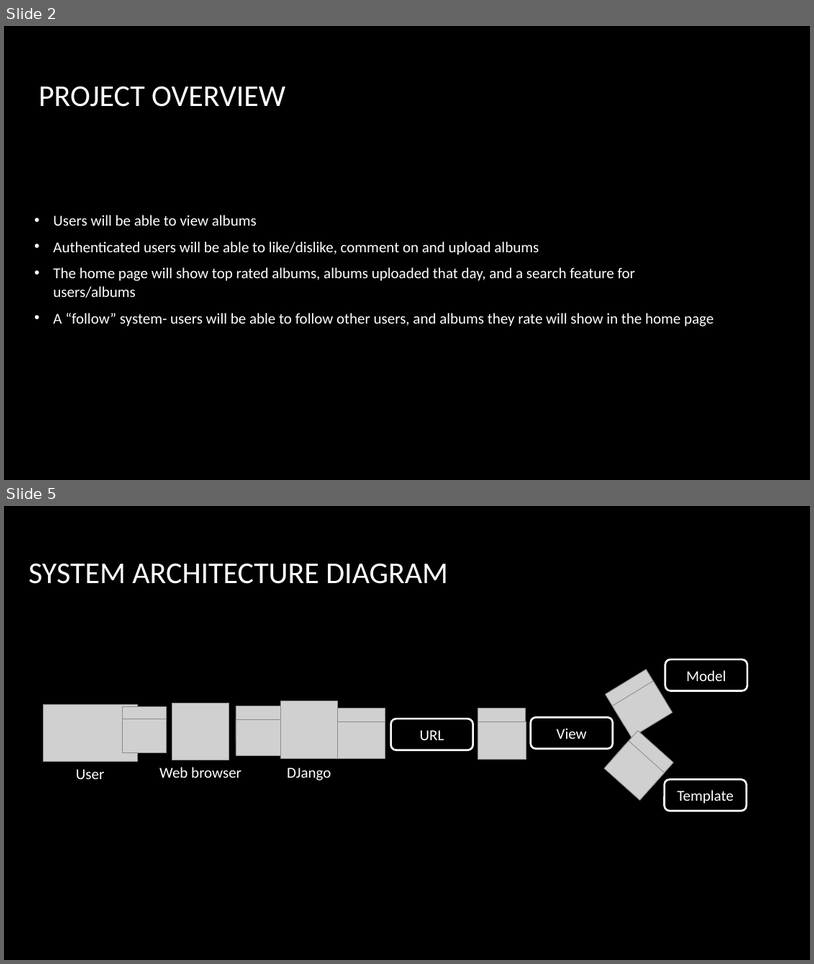
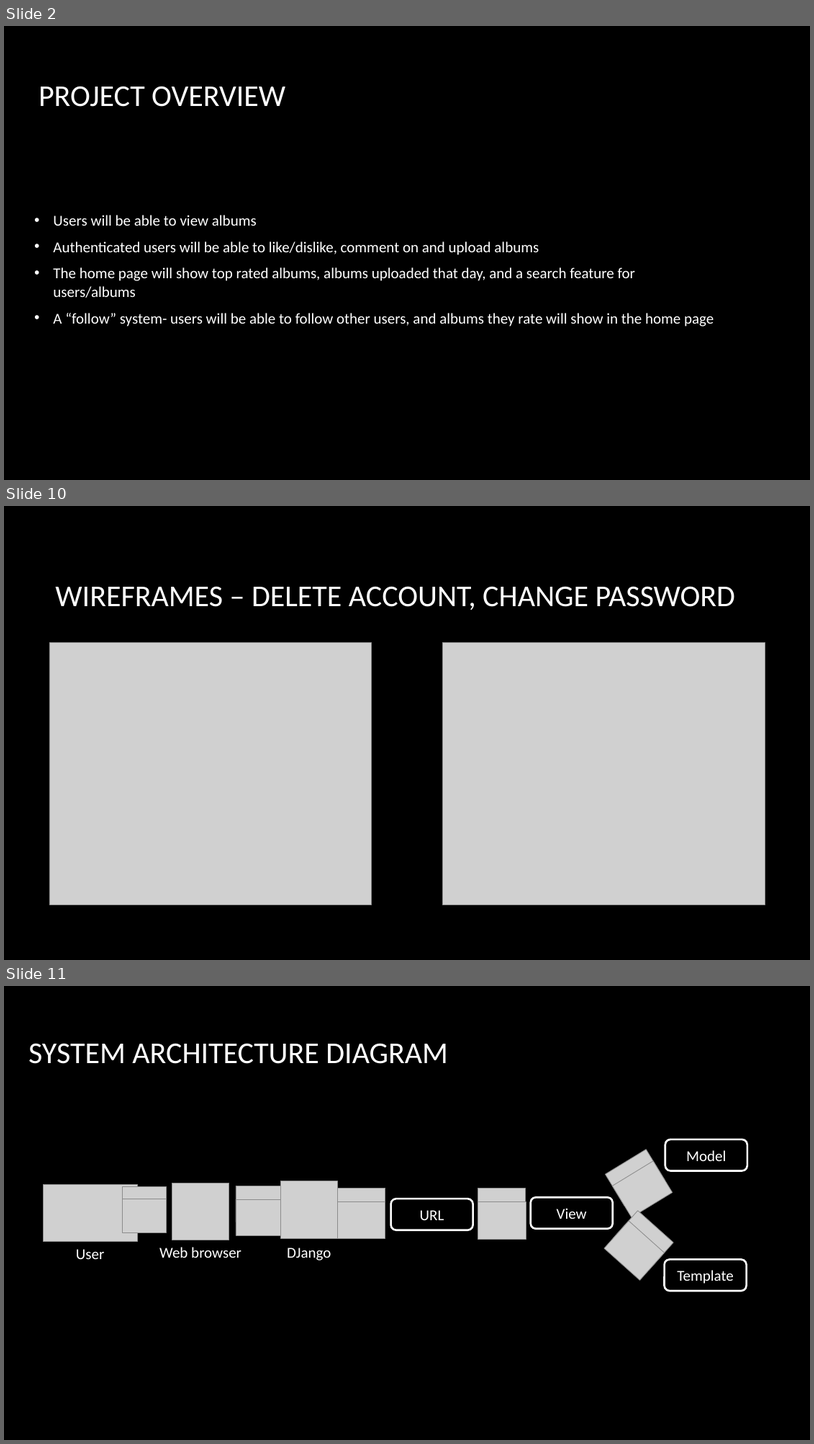
Before and after one commit to MalachyMcGinnity/WAD2GroupProject, a slide deck: WAD2 Group Project Design Spec.pptx. Shown one above the other, each under a label of ours: slides 2 and 5 before the commit, slides 2, 10 and 11 after it; the slides between them are not shown. The pictures are 814x964 and 814x1444 pixels, drawn with LibreOffice and Linux fonts; fonts in the diff are those of the drawing; grey boxes stand for pictures; background and template pictures are left out. Boxes give left, top, right and bottom in pixels: in the first picture for what was removed or moved away, otherwise in the second. Text is boxed around its words. In the diff, an @@ line names an element or a change of style, - is before the commit and + after.

```diff
--- a/WAD2 Group Project Design Spec.pptx
+++ b/WAD2 Group Project Design Spec.pptx
@@ slide 10 added at box(4, 506, 810, 960), background picture (left out) @@
@@ title added at box(55, 586, 736, 610), 36 pt, text #FFFFFF @@
+WIREFRAMES – DELETE ACCOUNT, CHANGE PASSWORD
@@ picture added at box(49, 643, 372, 905) @@
@@ picture added at box(443, 643, 766, 905) @@
@@ what was slide 5 is now slide 11 @@
```
Also in this commit, not shown: 3 slides changed, 5 other slides added.
